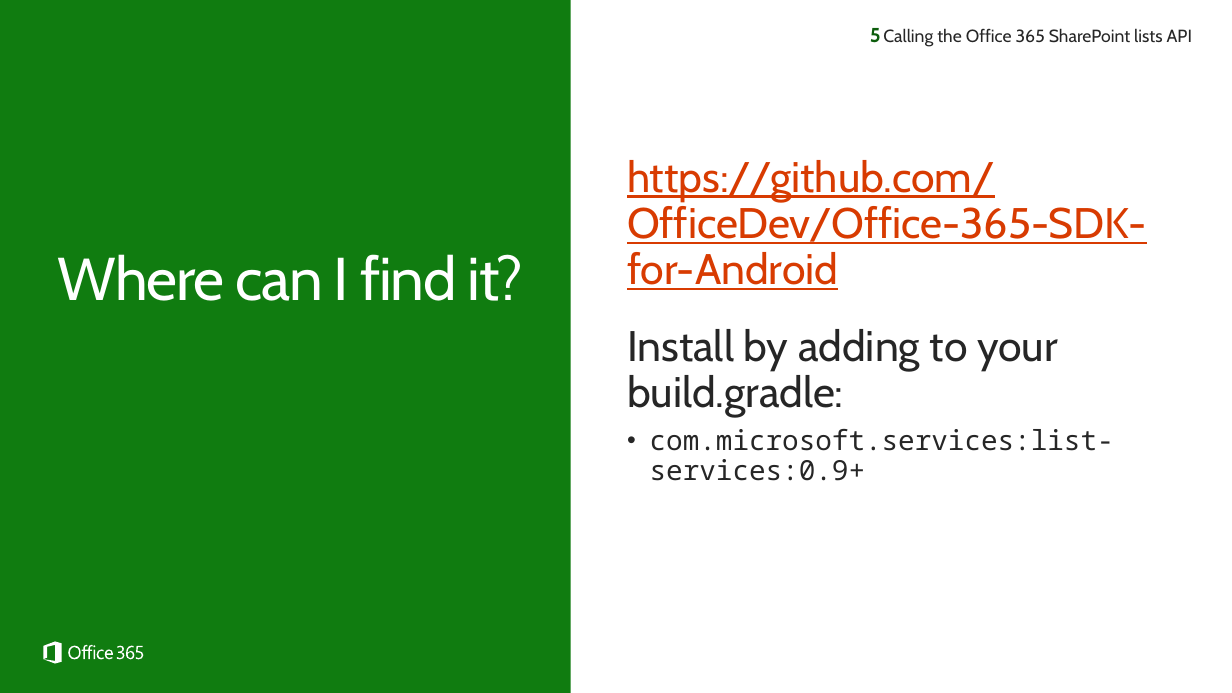
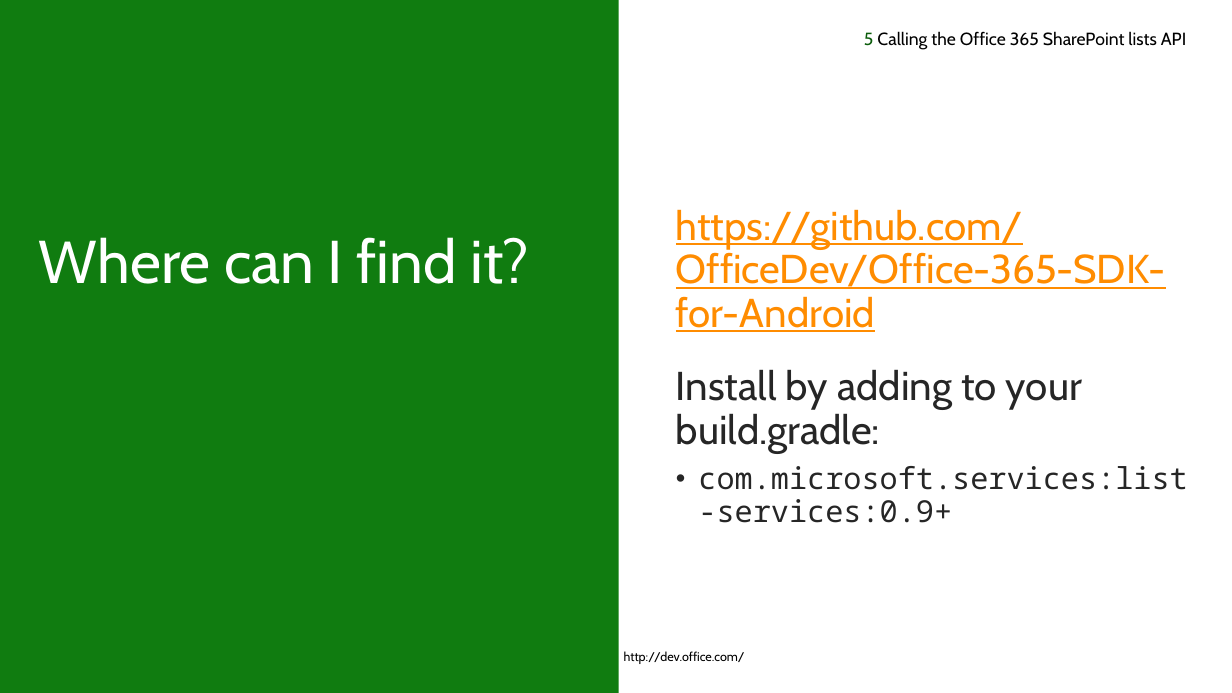
Before and after one commit to fabbbiob/TrainingContent, a slide deck: slide 32 of O3654/O3654-4 Native Android Development with Office 365 APIs/O3654-4 Deep dive into native Android Development with Office 365 APIs.pptx. Drawn at 1232x693 pixels with LibreOffice and Linux fonts; fonts in the diff are those of the drawing; background and template pictures are left out. Boxes give left, top, right and bottom in pixels: in the first picture for what was removed or moved away, otherwise in the second. Text is boxed around its words. In the diff, an @@ line names an element or a change of style, - is before the commit and + after.

Commit message:
Updated slide decks to new theme

```diff
--- a/O3654/O3654-4 Native Android Development with Office 365 APIs/O3654-4 Deep dive into native Android Development with Office 365 APIs.pptx
+++ b/O3654/O3654-4 Native Android Development with Office 365 APIs/O3654-4 Deep dive into native Android Development with Office 365 APIs.pptx
@@ rectangle removed at [0,0,571,693] @@
@@ rectangle added at [0,0,619,693], fill #107C10 @@
@@ text "5 Calling the Office 365 ..." at [864,31,1186,50]: vertical alignment top to middle @@
@@ text removed at [870,28,881,43] @@
-5
@@ text at [864,31,1186,50]: text changed; text colour #262626 to #000000 @@
-Calling the Office 365 SharePoint lists API
+5 Calling the Office 365 SharePoint lists API
@@ text "https://github.com/OfficeDev/Office-365-SDK-for-Android": place and size @@
-text "https://github.com/OfficeDev/Office-365-SDK-for-Android" at [627,160,1147,481]
+text "https://github.com/OfficeDev/Office-365-SDK-for-Android" at [676,209,1187,523]
@@ text "https://github.com/OfficeDev/Office-365-SDK-for-Android" at [676,209,1187,523]: size 34 to 32 pt in "https://github.com/OfficeDev/Office-365-SDK-for-Android", "Install by adding to your build.gradle:"; text colour #D83B01 to #FF8C00 in "https://github.com/OfficeDev/Office-365-SDK-for-Android"; size 22 to 24 pt in "com.microsoft.services:list-services:0.9+"; less space between paragraphs @@
@@ text "Where can I find it?": place and size @@
-text "Where can I find it?" at [58,254,524,301]
+text "Where can I find it?" at [39,237,529,284]
@@ text "Where can I find it?" at [39,237,529,284]: letter spacing -1 to 0 pt; more space between paragraphs @@
@@ freeform shape removed at [43,641,143,663] @@
@@ text added at [624,651,745,664], 10 pt, text #000000 @@
+http://dev.office.com/
```
Also in this commit, not shown: 35 other slides changed, 3 slides added, 3 slides removed, 4 other files.
